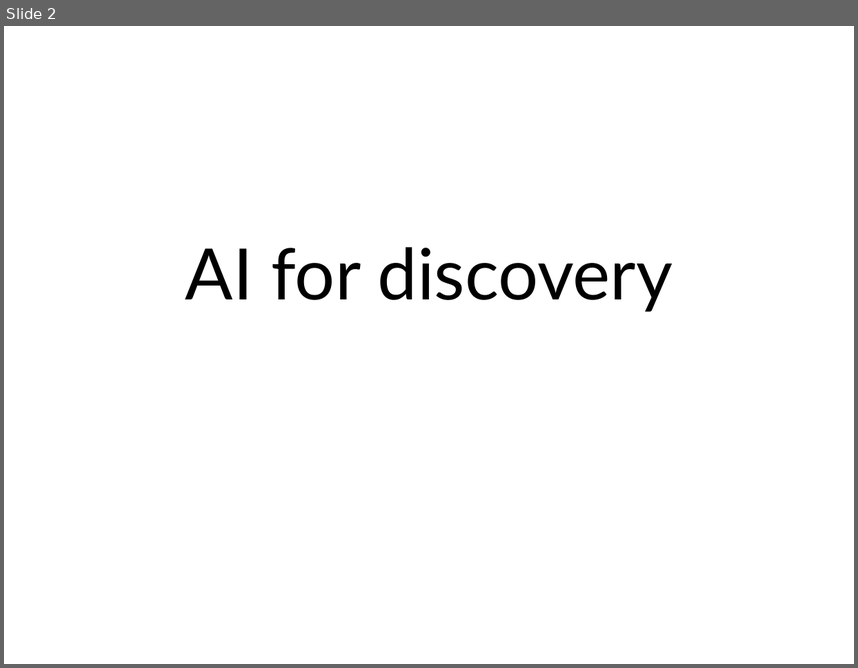
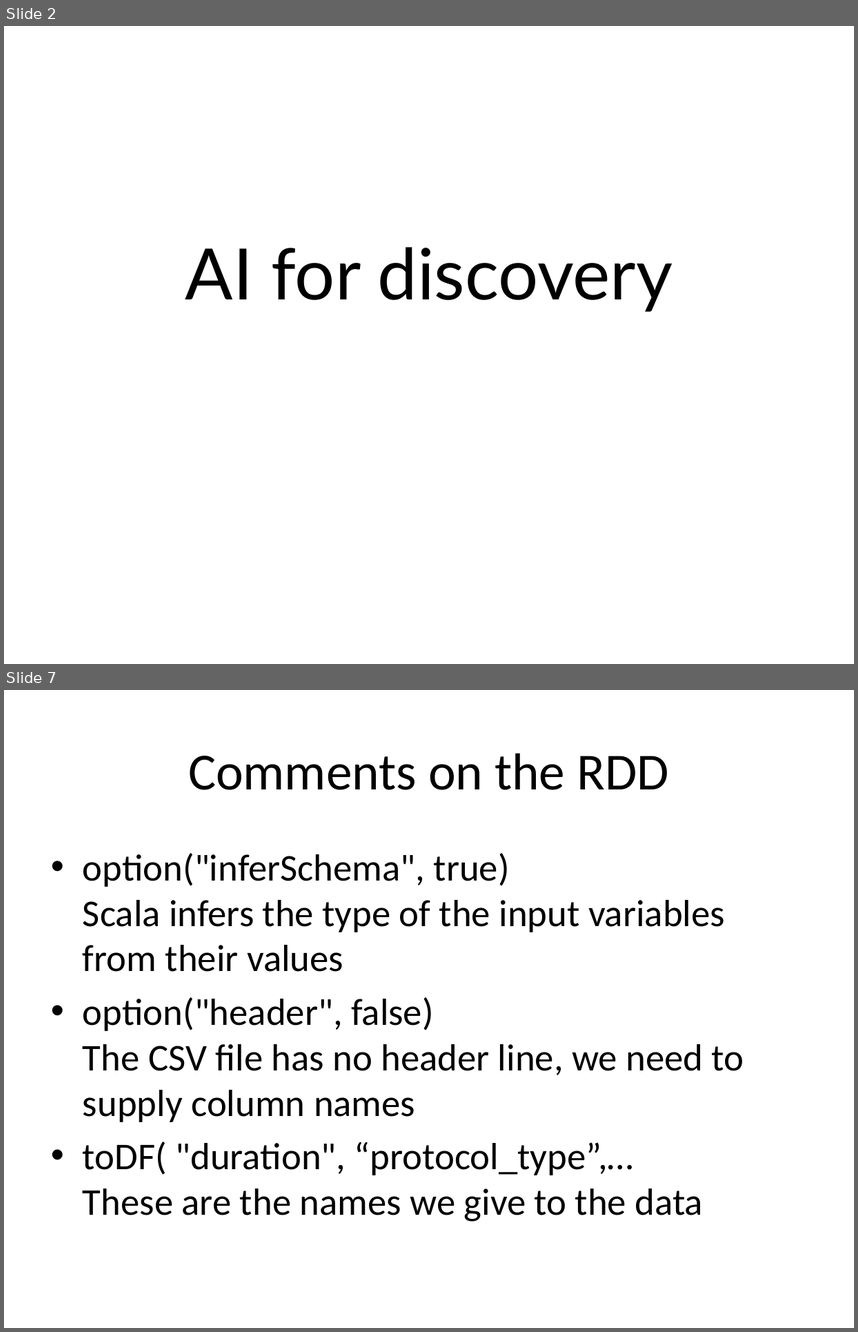
Before and after one commit to kic-markon/ITU_MSc_AM4, a slide deck: powerpoints/ITU Academy Slides AM4-12.pptx. Shown one above the other, each under a label of ours: slide 2 before the commit, slides 2 and 7 after it; the slides between them are not shown. The pictures are 858x668 and 858x1332 pixels, drawn with LibreOffice and Linux fonts; fonts in the diff are those of the drawing; background and template pictures are left out. Boxes give left, top, right and bottom in pixels: in the first picture for what was removed or moved away, otherwise in the second. Text is boxed around its words. In the diff, an @@ line names an element or a change of style, - is before the commit and + after.

```diff
--- a/powerpoints/ITU Academy Slides AM4-12.pptx
+++ b/powerpoints/ITU Academy Slides AM4-12.pptx
@@ slide 7 added at (4, 690, 854, 1328), background picture (left out) @@
@@ title added at (188, 753, 668, 790), 44 pt, text #000000 @@
+Comments on the RDD
@@ text added at (83, 853, 744, 1221), 32 pt, text #000000 @@
+• option("inferSchema", true)
+  Scala infers the type of the input variables from their values
+• option("header", false)
+  The CSV file has no header line, we need to supply column names
+• toDF( "duration", “protocol_type”,…
+  These are the names we give to the data
```
Also in this commit, not shown: 13 other slides added, 1 slide removed, 50 other files.
